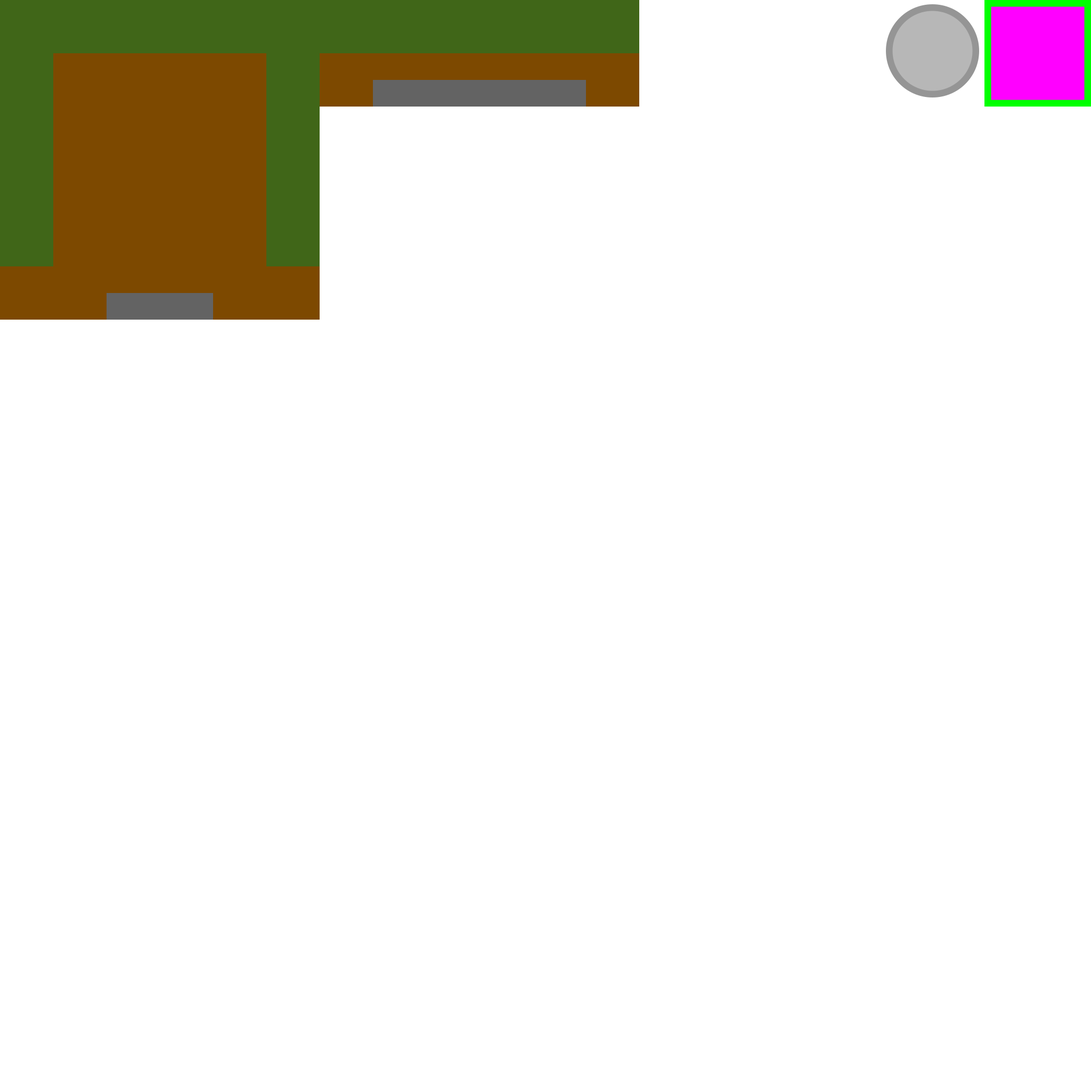
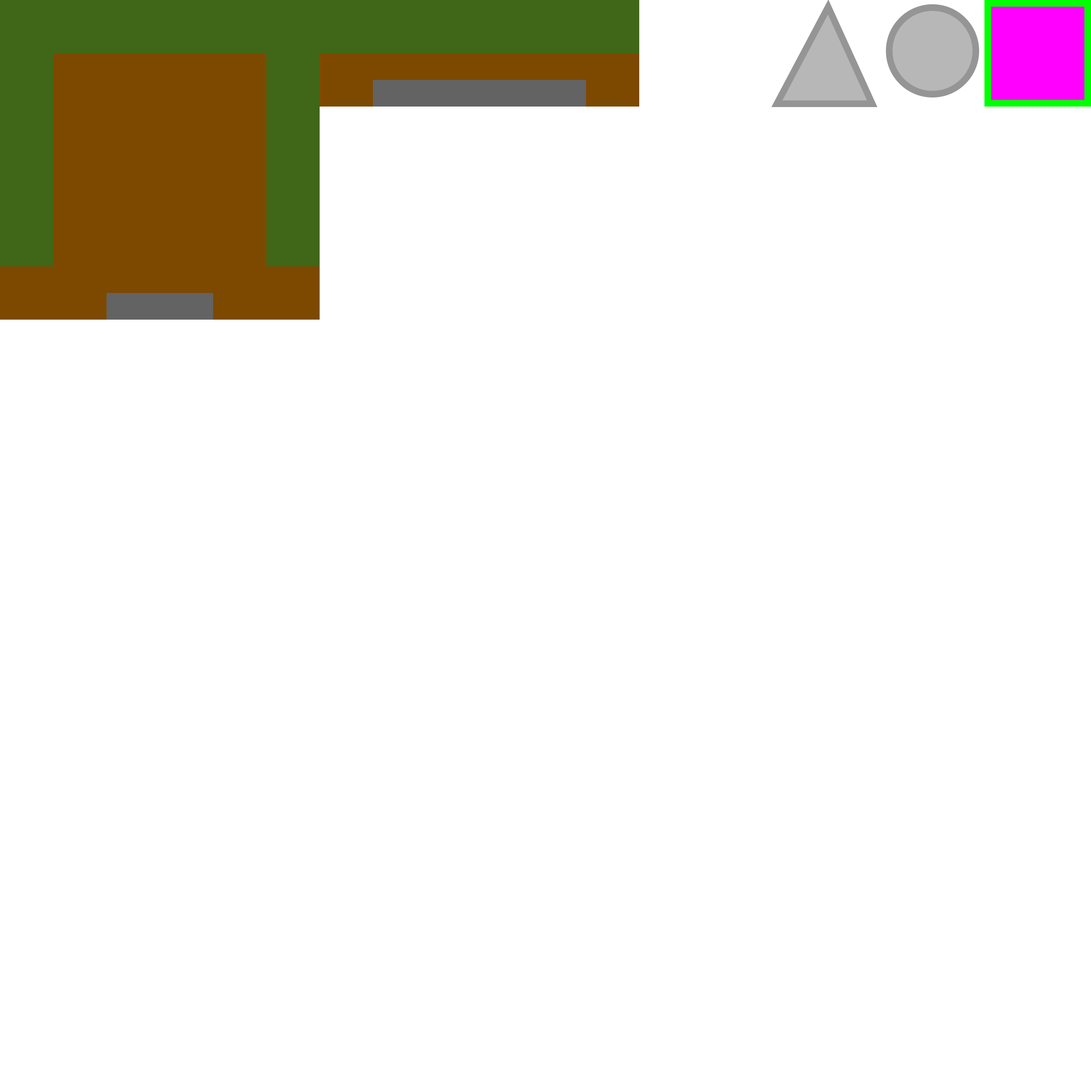
Comparing the layer stacks of the two 1091×1091 images. Changes:
painted on "Ellipse 1" over [771, 0, 878, 108]
